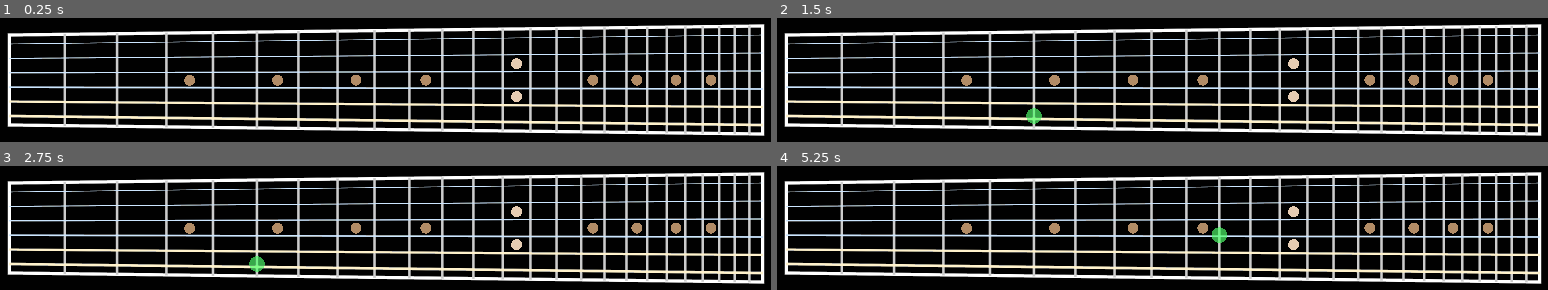
Above: before the commit, frames 1-4 (two rows, left to right).
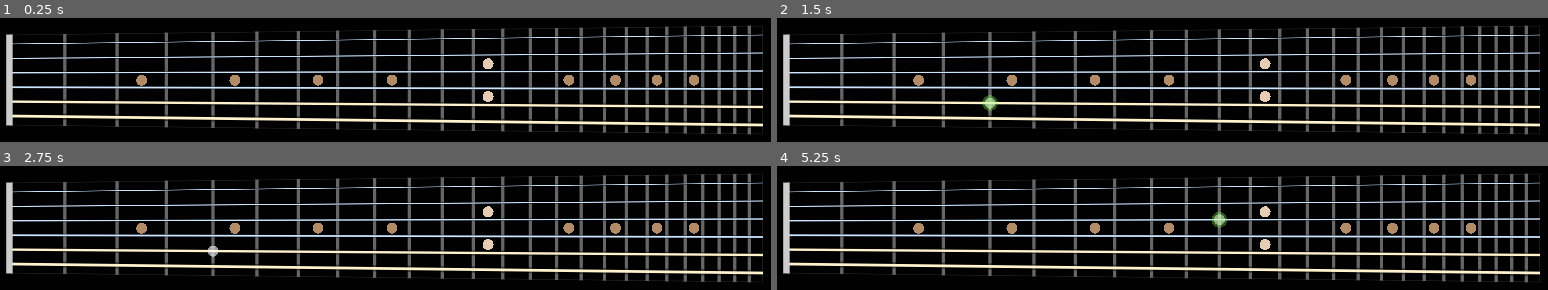
Above: after the commit, the same moments.

Repository: alexander-smoktal/guitar-master
Game: Godot game, scene res://Fretboard/FretboardScene.tscn
Two runs of this game, one before a commit and one after it. Both use one fixed random seed, a clock stepped at 60 frames per second and the inputs below.
Inputs (mouse positions are in pixels of both pictures, inside the frame that each line leads up to):
- Up to frame 1 (0.25 s): no input
- Up to frame 2 (1.5 s): tap Enter at 0.5 s; move the mouse to (1339, 50) at 0.52 s; click (1339, 50) at 0.67 s; move the mouse to (1000, 109) at 1.27 s; click (1000, 109) at 1.42 s
- Up to frame 3 (2.75 s): move the mouse to (outside the picture) at 2.02 s; click (outside the picture) at 2.17 s
- Up to frame 4 (5.25 s): tap Space at 2.75, 4.25 s; move the mouse to (outside the picture) at 2.77 s; click (outside the picture) at 2.92 s; tap Enter at 3.5, 5 s; move the mouse to (outside the picture) at 3.52 s; click (outside the picture) at 3.67 s; move the mouse to (outside the picture) at 4.27 s; click (outside the picture) at 4.42 s; move the mouse to (1201, 228) at 5.02 s; click (1201, 228) at 5.17 s

The runs differ from the first frame. In frame 1, 18% of the frame differs, in the area x 0-100%, y 4-96%; in frame 2, 18%; in frame 3, 18%; in frame 4, 18%.

Commit message:
Add click indicator.

Diff:
--- a/Fretboard/Board.gd
+++ b/Fretboard/Board.gd
@@ -23,10 +23,12 @@
 class Note:
     var string: int
     var fret: int
-
-    func _init(a_string: int, a_fret: int):
+    var position: Vector2
+
+    func _init(a_string: int, a_fret: int, a_position: Vector2):
         self.string = a_string
         self.fret = a_fret
+        self.position = a_position
 
 # Board width in fraction of viewport height
 const BOARD_WIDTH = 0.15
@@ -75,7 +77,10 @@
 func _input(event):
     # Mouse in viewport coordinates.
     if event is InputEventMouseButton and current_note:
-        print("Mouse Click/Unclick at: ", event.position, current_note)
+        var node_highlight = NoteHighlight.new(Color(0.5, 1, 0.3))
+        node_highlight.set_transform(Transform2D(0, current_note.position))
+
+        self.add_child(node_highlight)
     elif event is InputEventMouseMotion:
         current_note = detect_current_highlited_note(event.position)
 
@@ -84,11 +89,15 @@
     draw_dots()
     draw_frets()
     draw_strings()
+    draw_zero_fret()
     draw_hovered_note()
 
 func calculate_frets():
     var fretboard_width = (self.top_right_point.x - self.top_left_point.x)
     var scale_len = fretboard_width * 1.31
+
+    #Add zero fret
+    self.frets.append(Fret.new(self.top_left_point, self.bottom_left_point))
 
     # Current fret x from which we calculate next fret position
     var last_fret_x = self.top_left_point.x
@@ -142,30 +151,66 @@
     var fret_search = func(fret: Fret, mpos_x: Fret): return fret.top_point.x < mpos_x.top_point.x
     var string_search = func(string: AString, mpos_y: AString): return string.left_point.y < mpos_y.left_point.y
 
+    var first_line_is_closer = func(line1_start, line1_end, line2_start, line2_end) -> bool:
+        var first_point = Geometry2D.get_closest_point_to_segment_uncapped(mouse_position, line1_start, line1_end)
+        var second_point = Geometry2D.get_closest_point_to_segment_uncapped(mouse_position, line2_start, line2_end)
+
+        return mouse_position.distance_to(first_point) < mouse_position.distance_to(second_point)
+
     # Search for hovered fret and string
     # We have to create new inner class values, because type system fails to typecheck the Callable
+    # Binary search finds next to mouse position fret or string. But, we still need to check if mouse
+    # position is closer to the previous entity
+
+    # Next to mouse fret and string
     var fret = self.frets.bsearch_custom(Fret.new(mouse_position, mouse_position), fret_search)
     var string = self.strings.bsearch_custom(AString.new(mouse_position, mouse_position), string_search)
 
-    fret = fret if fret < self.frets.size() else self.frets.size() - 1
-    string = string if string < self.strings.size() else self.strings.size() - 1
+    # Cap to the last string and fret
+    fret = min(fret, self.frets.size() - 1)
+    string = min(string, self.strings.size() - 1)
+
+    # Find closer fret
+    if fret > 0:
+        fret = fret if first_line_is_closer.call(self.frets[fret].top_point,
+                                                 self.frets[fret].bottom_point,
+                                                 self.frets[fret - 1].top_point,
+                                                 self.frets[fret - 1].bottom_point) else fret - 1
+    # Find actually closer string
+    if string > 0:
+        string = string if first_line_is_closer.call(self.strings[string].left_point,
+                                                 self.strings[string].right_point,
+                                                 self.strings[string - 1].left_point,
+                                                 self.strings[string - 1].right_point) else string - 1
+
+    # Find fret and string intersection
+    var intersection = Geometry2D.line_intersects_line(
+        self.frets[fret].top_point,
+        Vector2(0, 1),
+        self.strings[string].left_point,
+        self.strings[string].right_point - self.strings[string].left_point)
 
     queue_redraw()
 
-    return Note.new(string, fret)
+    return Note.new(string, fret, intersection)
 
 func draw_fretboard():
     draw_polyline([self.top_left_point, self.top_right_point,
                    self.bottom_right_point, self.bottom_left_point,
                    self.top_left_point],
-        Color(1, 1, 1),
-        3,
+        Color(.1, .1, .1),
+        0.5,
         true)
 
 # Draw frets. vectors are used to detect intersections with frets
 func draw_frets():
-    for fret in self.frets:
-        draw_line(fret.top_point, fret.bottom_point, Color(.8, .8, .8), 2, true)
+    for i in range(1, self.frets.size()):
+        var fret = self.frets[i]
+        draw_line(fret.top_point, fret.bottom_point, Color(.4, .4, .4), 3, true)
+
+func draw_zero_fret():
+    var fret = self.frets[0]
+    draw_line(fret.top_point, fret.bottom_point, Color(.8, .8, .8), 7, true)
 
 func draw_dots():
     var dot_radius = 7
@@ -202,6 +247,11 @@
                          Color(1, .95, 0.8)]
 
     for i in range(6):
+        # Draw shadow
+        draw_line(self.strings[i].left_point, self.strings[i].right_point,
+                  Color(0, 0, 0, .5), strings_width[i] * 1.5, true)
+
+        # Draw string
         draw_line(self.strings[i].left_point, self.strings[i].right_point,
                   string_colors[i], strings_width[i] / 2, true)
 
@@ -209,7 +259,4 @@
     if not self.current_note:
         return
 
-    var x = self.frets[self.current_note.fret].top_point.x
-    var y = self.strings[self.current_note.string].left_point.y
-
-    draw_circle(Vector2(x, y), 10, Color(0.3, 1.0, 0.4, 0.7))
+    draw_circle(self.current_note.position, 7, Color(1, 1, 1, 0.6))
--- /dev/null
+++ b/Fretboard/NoteHighlight.gd
@@ -0,0 +1,24 @@
+class_name NoteHighlight
+
+extends Node2D
+
+var color: Color
+
+func _init(a_color: Color) -> void:
+    a_color.a = 0
+    self.color = a_color
+
+# Called when the node enters the scene tree for the first time.
+func _ready() -> void:
+    var tween = self.create_tween()
+    tween.set_ease(Tween.EASE_OUT)
+    tween.tween_method(self.redraw, 0.0, 1.0, 0.2)
+    tween.tween_method(self.redraw, 1.0, 0.0, 0.2)
+    tween.tween_callback(self.queue_free)
+
+func redraw(alpha: float):
+    self.color.a = alpha
+    queue_redraw()
+
+func _draw():
+    draw_circle(Vector2(0, 0), 10, self.color)
